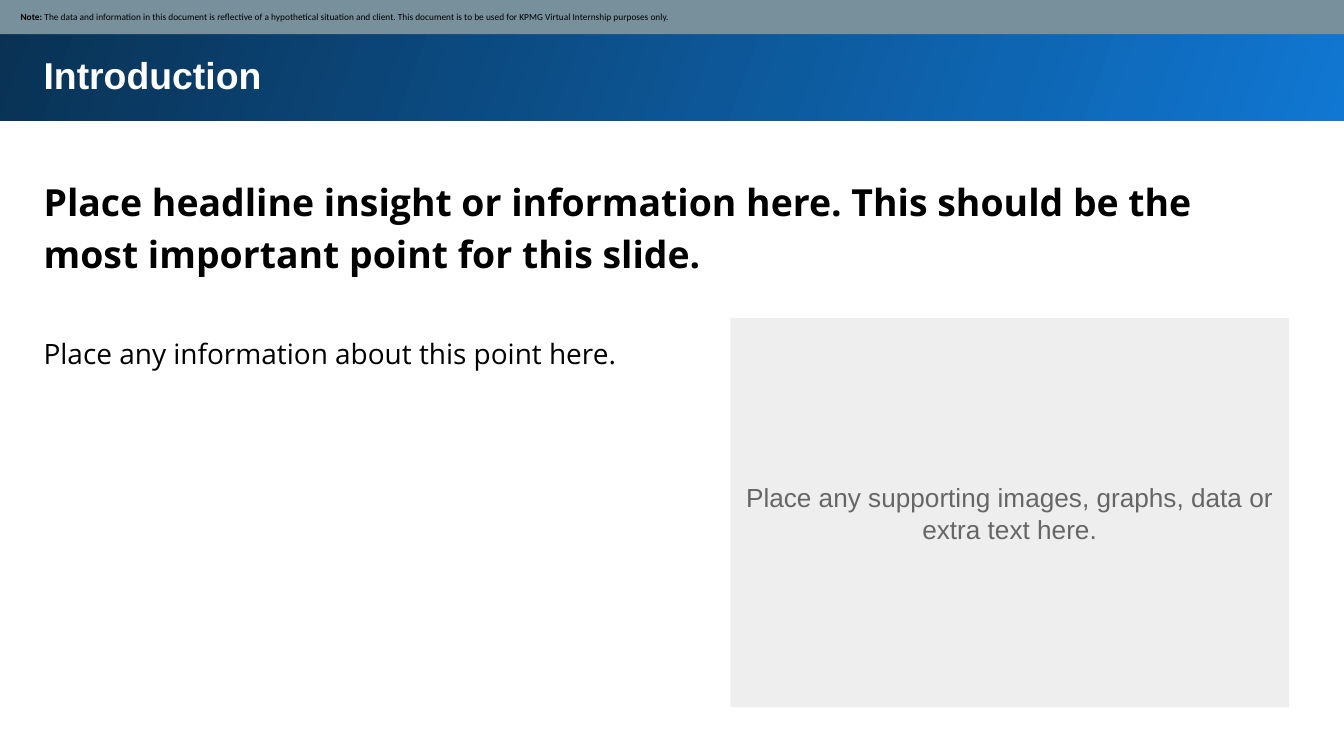
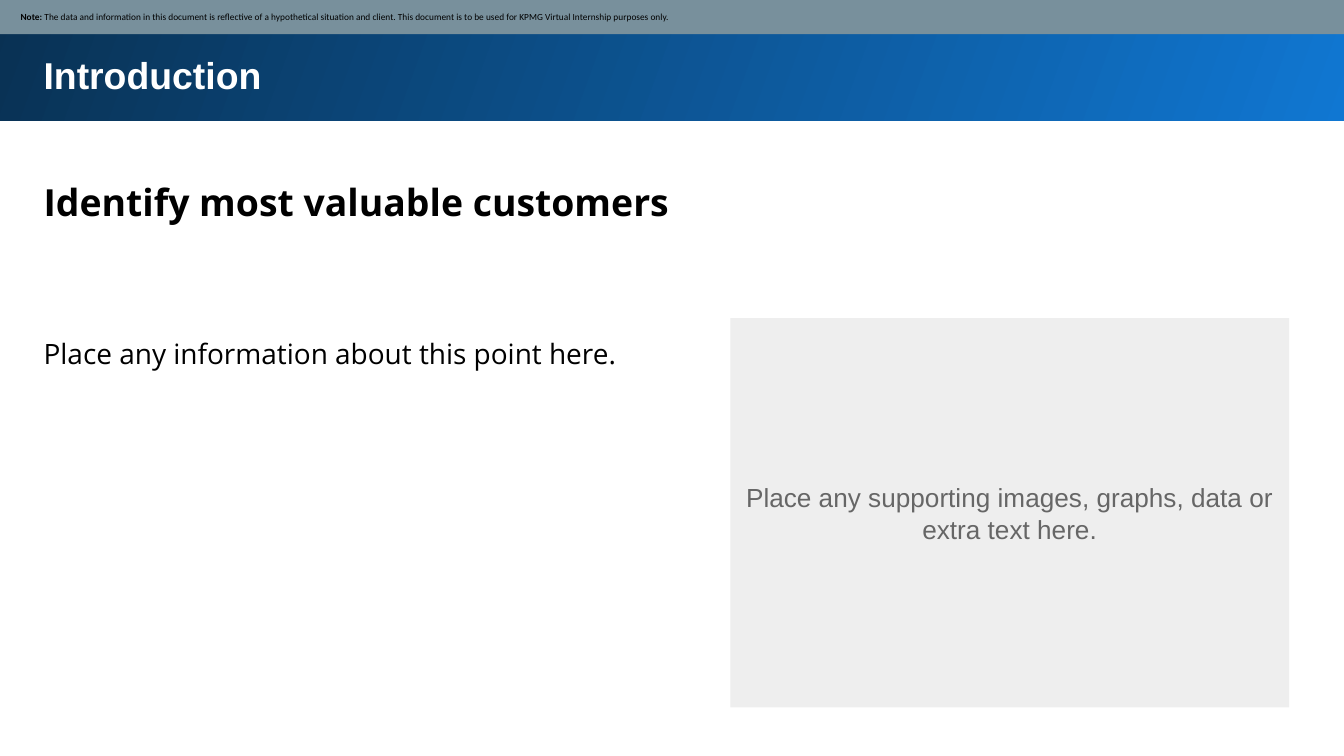
Before and after one commit to VishwanathReddyAenugu/Virtual-internship---KPMG, a slide deck: slide 3 of presentation.pptx. Drawn at 1344x756 pixels with LibreOffice and Linux fonts; fonts in the diff are those of the drawing. Boxes give left, top, right and bottom in pixels: in the first picture for what was removed or moved away, otherwise in the second. Text is boxed around its words. In the diff, an @@ line names an element or a change of style, - is before the commit and + after.

```diff
--- a/presentation.pptx
+++ b/presentation.pptx
@@ text at bbox=[44, 187, 669, 225]: text changed @@
-Place headline insight or information here. This should be the most important point for this slide.
+Identify most valuable customers
```
Also in this commit, not shown: 3 other files.
